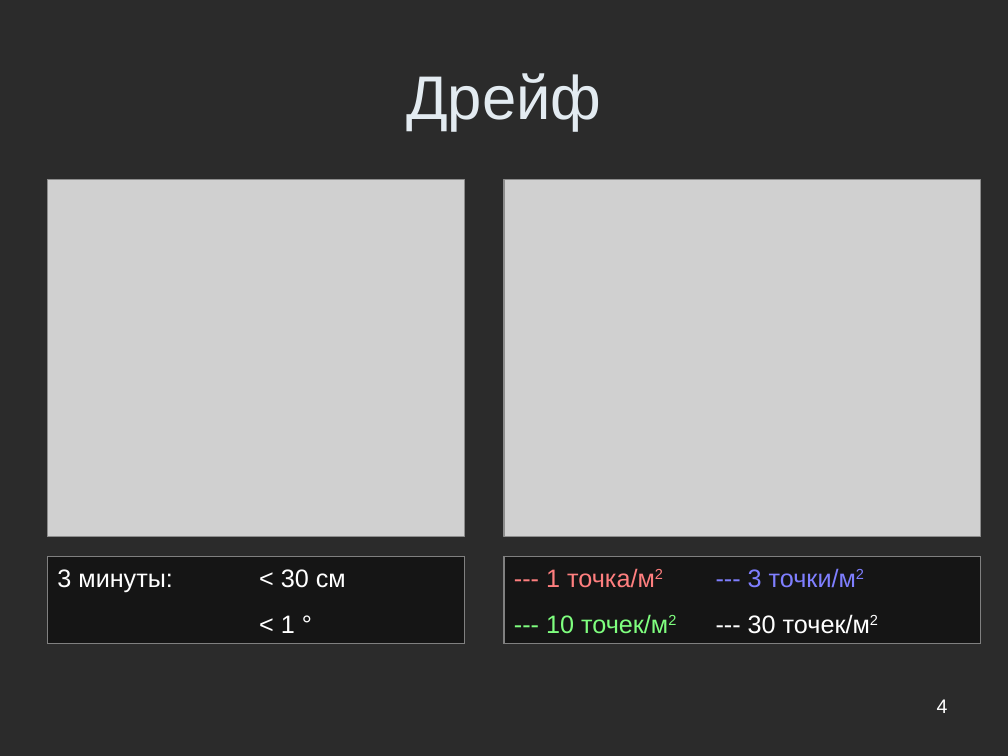
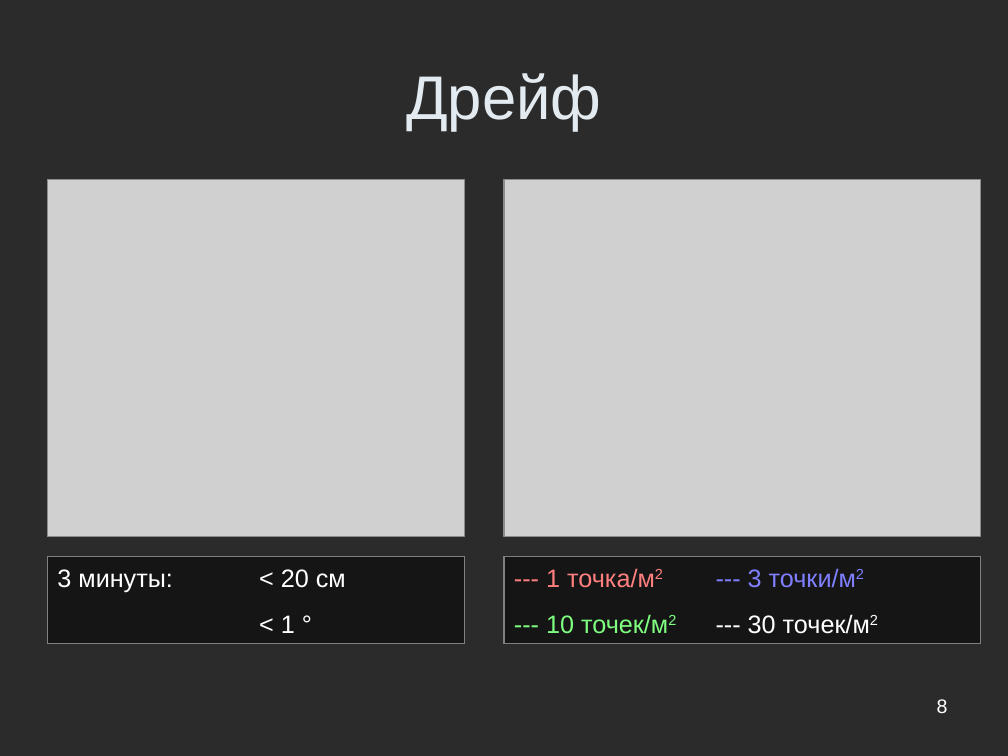
Before and after one commit to Jacobi20/nano-vis, a slide deck: slide 8 of ship_sim/docs/conf_hpc2010/hpc2010_navy.ppt (slide 4 before the commit). Drawn at 1008x756 pixels with LibreOffice and Linux fonts; fonts in the diff are those of the drawing; grey boxes stand for pictures; background and template pictures are left out; a plain dark background stands for a picture behind light text. Boxes give left, top, right and bottom in pixels: in the first picture for what was removed or moved away, otherwise in the second. Text is boxed around its words. In the diff, an @@ line names an element or a change of style, - is before the commit and + after.

```diff
--- a/ship_sim/docs/conf_hpc2010/hpc2010_navy.ppt
+++ b/ship_sim/docs/conf_hpc2010/hpc2010_navy.ppt
@@ text in rectangle at (x1=57, y1=569, x2=346, y2=592): text changed @@
-3 минуты: < 30 см
+3 минуты: < 20 см
@@ page number at (x1=937, y1=699, x2=948, y2=713): text changed @@
-4
+8
```
Also in this commit, not shown: 9 slides added, 4 slides removed, 7 other files.
